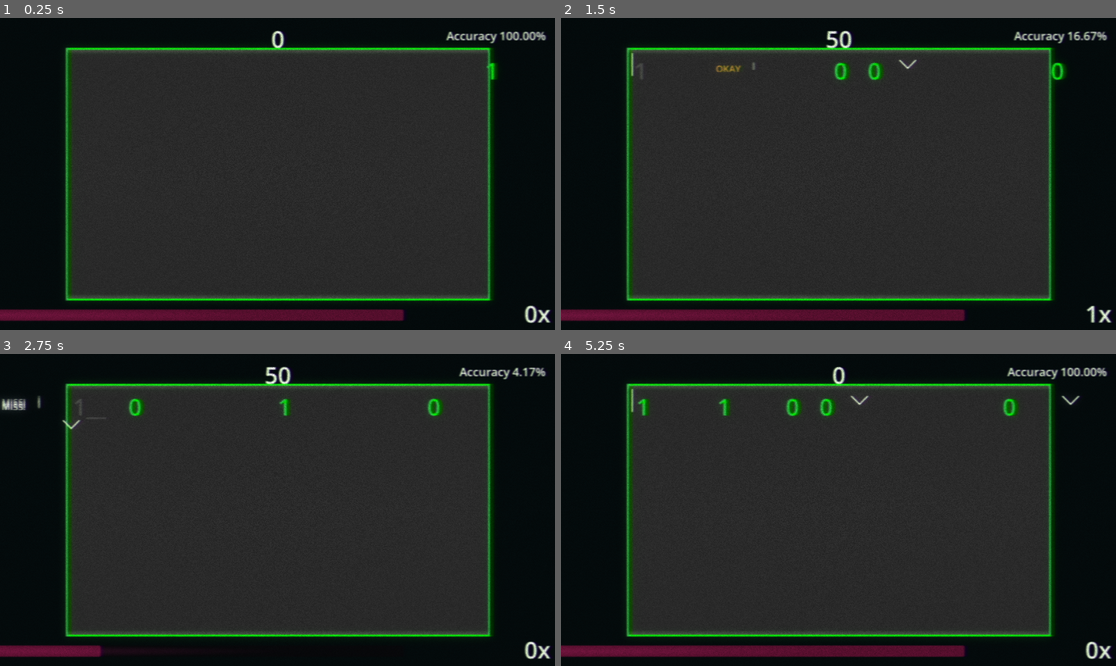
Above: before the commit, frames 1-4 (two rows, left to right).
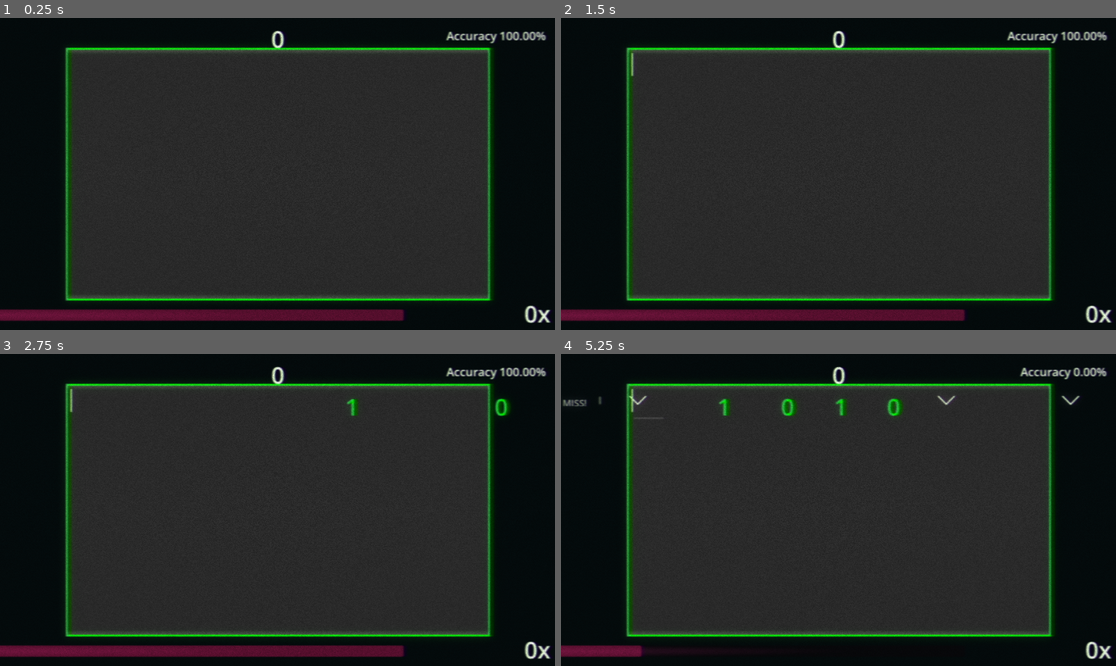
Above: after the commit, the same moments.

Repository: joeljanzen/Bitstreamer
Game: Godot game, scene res://Scenes/level.tscn
Same seed, same stepped clock (60 frames per second), same inputs: the game is played once before the commit and once after it.
Inputs (mouse positions are in pixels of both pictures, inside the frame that each line leads up to):
- Up to frame 1 (0.25 s): no input
- Up to frame 2 (1.5 s): tap Enter (enter) at 0.5 s; tap 0 (0 bit) at 0.6 s; tap 1 (1 bit) at 1.35 s
- Up to frame 3 (2.75 s): tap Enter (enter) at 2.1 s
- Up to frame 4 (5.25 s): tap W (spawn 0 bit) at 2.85 s; click (721, 606) at 3.5 s, where only the run before the commit has a clickable "Reboot"; tap Q (spawn 1 bit) at 4.35 s; tap E (spawn enter) at 5.1 s

The runs differ from the first frame. In frame 1, less than 0.1% of the frame differs, in the area x 87-90%, y 14-20%; in frame 2, 1.2%; in frame 3, 3.5%, in the area x 0-99%, y 4-98%; in frame 4, 3.5%.
Error after the commit: Trying to assign invalid previously freed instance. (res://Scripts/Gameplay/play_area.gd:111)

Commit message:
Play delay before sending bit, and set delay using fractions of the beat

Diff:
--- a/Scripts/Gameplay/level.gd
+++ b/Scripts/Gameplay/level.gd
@@ -134,6 +134,9 @@
 	if !error_loading:
 		print("Made it to the bit loading part!")
 
+		var seconds_per_beat: float = 1.0 / bpm * 60.0
+		print("Seconds per beat is %f" % seconds_per_beat)
+
 		for line in range(1, lines.size()):
 			var tokens := lines[line].split(",", false)
 			if tokens.size() != 2:
@@ -141,8 +144,49 @@
 				push_error("Unexpected number of tokens in line %d" % line)
 				break
 
-			var bit_token = tokens[0]
-			var delay_token = tokens[1]
+			var delay_token: String = tokens[0]
+			var bit_token = tokens[1]
+
+			# Treat token as a raw float delay (in seconds).
+			if delay_token.begins_with("f"):
+				var delay_string = delay_token.erase(0,1)
+				if delay_string.is_valid_float():
+					delay_queue.push_back(float(delay_string))
+				else:
+					error_loading = true
+			else:
+				var fractional_delay = delay_token.split("/", false)
+				if fractional_delay.size() == 1:
+					# This is just a float, which is the number of beats
+					# the delay should be.
+					if fractional_delay[0].is_valid_float():
+						var delay_value = float(fractional_delay[0])
+						delay_queue.push_back(delay_value * seconds_per_beat)
+					else:
+						error_loading = true
+				elif fractional_delay.size() == 2:
+					# This is a fraction, containing a numerator and denominator
+					# indicating the number of beats the delay should be.
+					var delay_numerator: float
+					var delay_denominator: float
+					if fractional_delay[0].is_valid_int():
+						delay_numerator = float(fractional_delay[0])
+					else:
+						error_loading = true
+
+					if !error_loading and fractional_delay[1].is_valid_int():
+						delay_denominator = float(fractional_delay[1])
+					else:
+						error_loading = true
+
+					if !error_loading:
+						delay_queue.push_back(delay_numerator / delay_denominator * seconds_per_beat)
+				else:
+					error_loading = true
+
+			if error_loading:
+				push_error("Delay not recognized: %s" % delay_token)
+				break
 
 			match bit_token:
 				"0":
@@ -157,12 +201,6 @@
 					error_loading = true
 					push_error("Bit type not recognized: %s" % bit_token)
 					break
-			if delay_token.is_valid_float():
-				delay_queue.push_back(float(delay_token))
-			else:
-				error_loading = true
-				push_error("Delay not recognized: %s" % delay_token)
-				break
 
 	if error_loading:
 		return false
@@ -178,14 +216,15 @@
 ## Starts the level, provided that the level has been loaded correctly.
 func _start_level() -> void:
 	while !bit_queue.is_empty():
+		var delay = delay_queue.pop_front()
+		print("waiting for %f seconds" % delay)
+		_delay_timer.start(delay)
+		await _delay_timer.timeout
+
 		var bit = bit_queue.pop_front()
 		print("sending bit of type %d" % bit)
 		_play_area.send_bit(bit, bit_speed, damage)
-		if !bit_queue.is_empty(): # Ignore the last delay, as the song is done.
-			var delay = delay_queue.pop_front()
-			print("waiting for %f seconds" % delay)
-			_delay_timer.start(delay)
-			await _delay_timer.timeout
+
 	# Should actually wait for the last bit to be clicked/missed at this point.
 	print("level finished!")
 
Not shown, added: Levels/test4.txt
Not shown, changed: Levels/tutorial.txt
